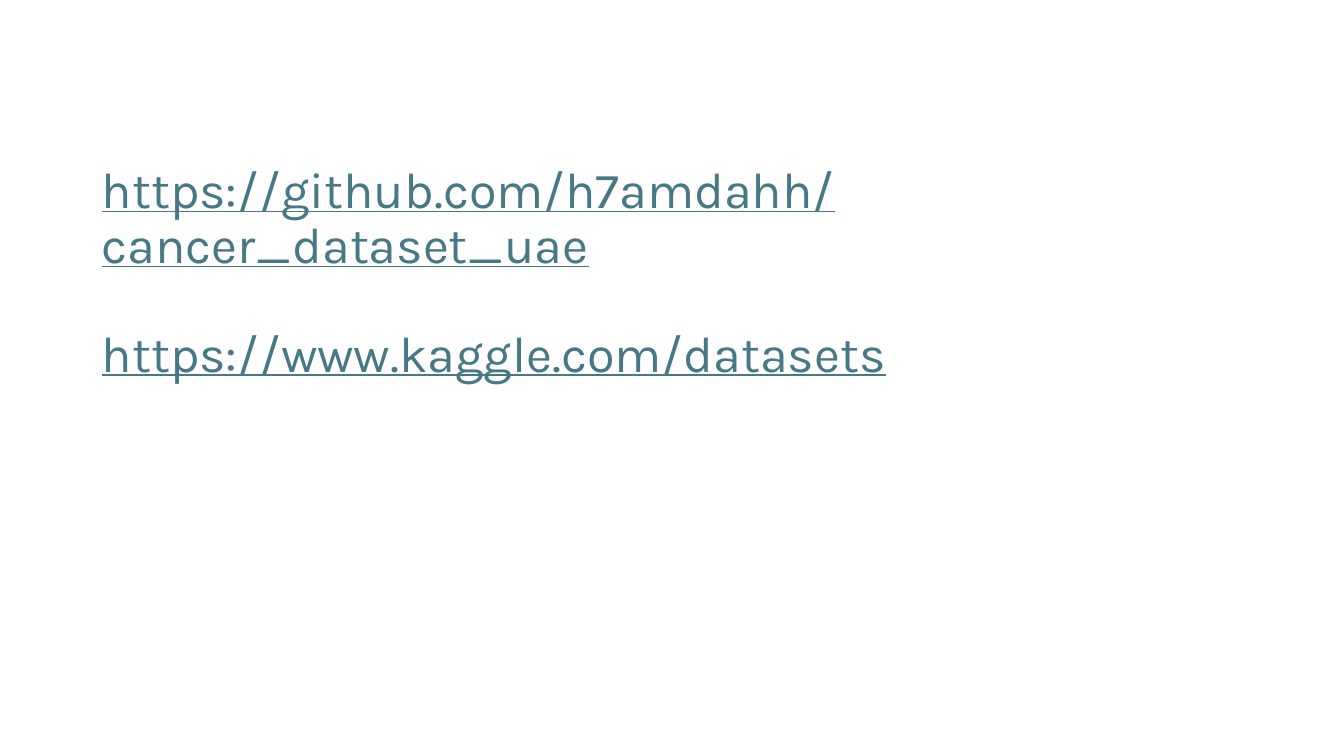
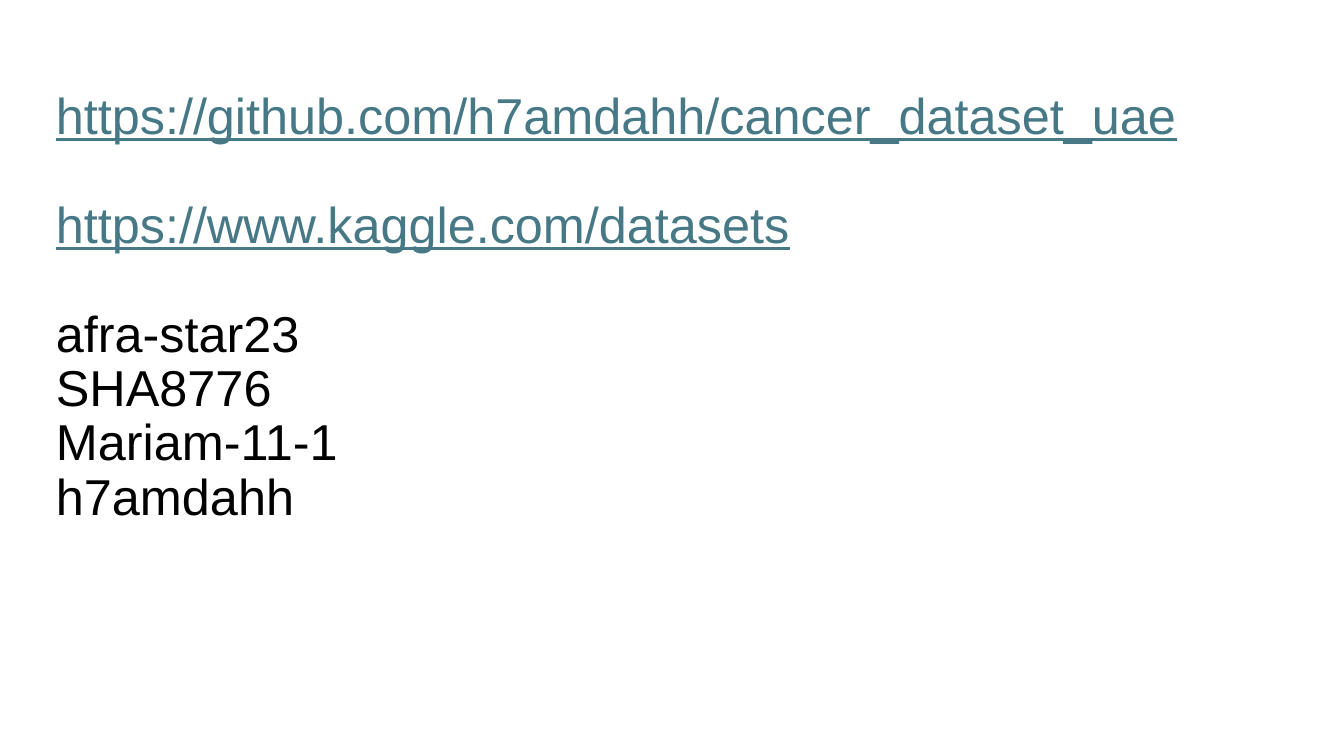
Before and after one commit to h7amdahh/cancer_dataset_uae, a slide deck: slide 2 of Cancer dataset UAE.pptx. Drawn at 1344x756 pixels with LibreOffice and Linux fonts; fonts in the diff are those of the drawing. Boxes give left, top, right and bottom in pixels: in the first picture for what was removed or moved away, otherwise in the second. Text is boxed around its words. In the diff, an @@ line names an element or a change of style, - is before the commit and + after.

Commit message:
Update Cancer dataset UAE.pptx
fix

```diff
--- a/Cancer dataset UAE.pptx
+++ b/Cancer dataset UAE.pptx
@@ title "https://github.com/h7amdahh/cancer_dataset_uae https://www.k ...": place and size @@
-title "https://github.com/h7amdahh/cancer_dataset_uae https://www.k ..." at box(102, 171, 886, 384)
+title "https://github.com/h7amdahh/cancer_dataset_uae https://www.k ..." at box(56, 97, 1176, 516)
@@ title at box(56, 97, 1176, 253): font Karla to Arial in "https://github.com/h7amdahh/cancer_dataset_uae https://www.k ..." @@
@@ title at box(56, 315, 338, 516): paragraphs added @@
+afra-star23
+SHA8776
+Mariam-11-1
+h7amdahh
```
Also in this commit, not shown: 23 other slides changed, 5 slides added.
